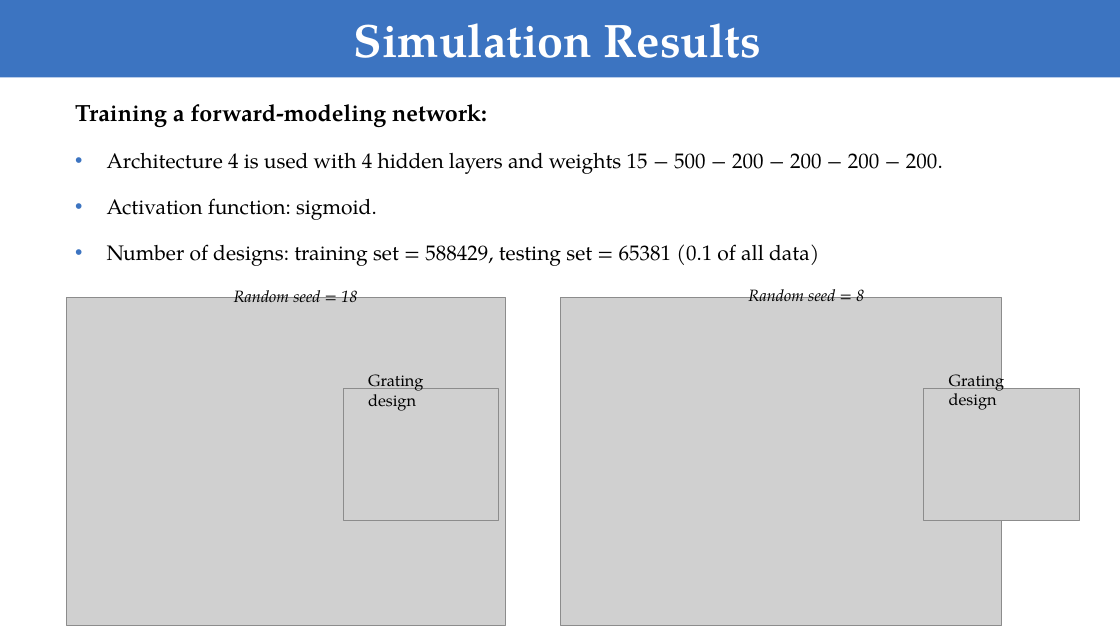
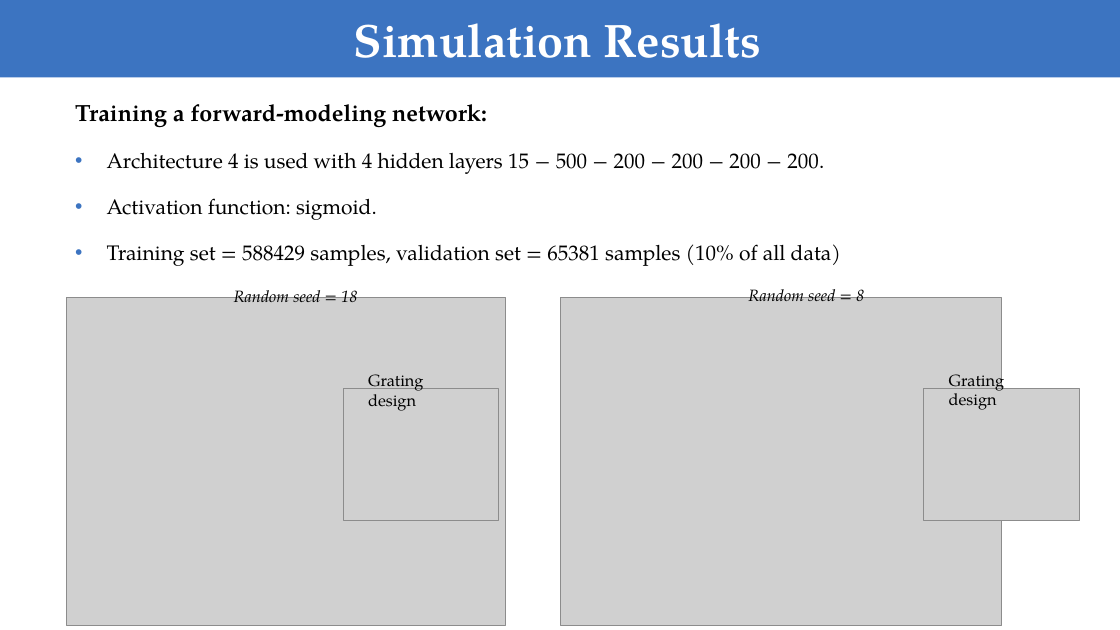
Before and after one commit to FiodarM/InvDesignNet, a slide deck: slide 19 of Training Deep Neural Networks for the Inverse Design of Nanophotonic Structures.pptx. Drawn at 1120x630 pixels with LibreOffice and Linux fonts; fonts in the diff are those of the drawing; grey boxes stand for pictures. Boxes give left, top, right and bottom in pixels: in the first picture for what was removed or moved away, otherwise in the second. Text is boxed around its words. In the diff, an @@ line names an element or a change of style, - is before the commit and + after.

```diff
--- a/Training Deep Neural Networks for the Inverse Design of Nanophotonic Structures.pptx
+++ b/Training Deep Neural Networks for the Inverse Design of Nanophotonic Structures.pptx
@@ text at bbox=[107, 152, 824, 174]: text changed @@
-• Architecture 4 is used with 4 hidden layers and weights 15 − 500 − 200 − 200 − 200 − 200.
+• Architecture 4 is used with 4 hidden layers 15 − 500 − 200 − 200 − 200 − 200.
@@ text at bbox=[107, 244, 841, 266]: text changed @@
-• Number of designs: training set = 588429, testing set = 65381 (0.1 of all data)
+• Training set = 588429 samples, validation set = 65381 samples (10% of all data)
```
Also in this commit, not shown: 11 other slides changed, 1 slide added.
